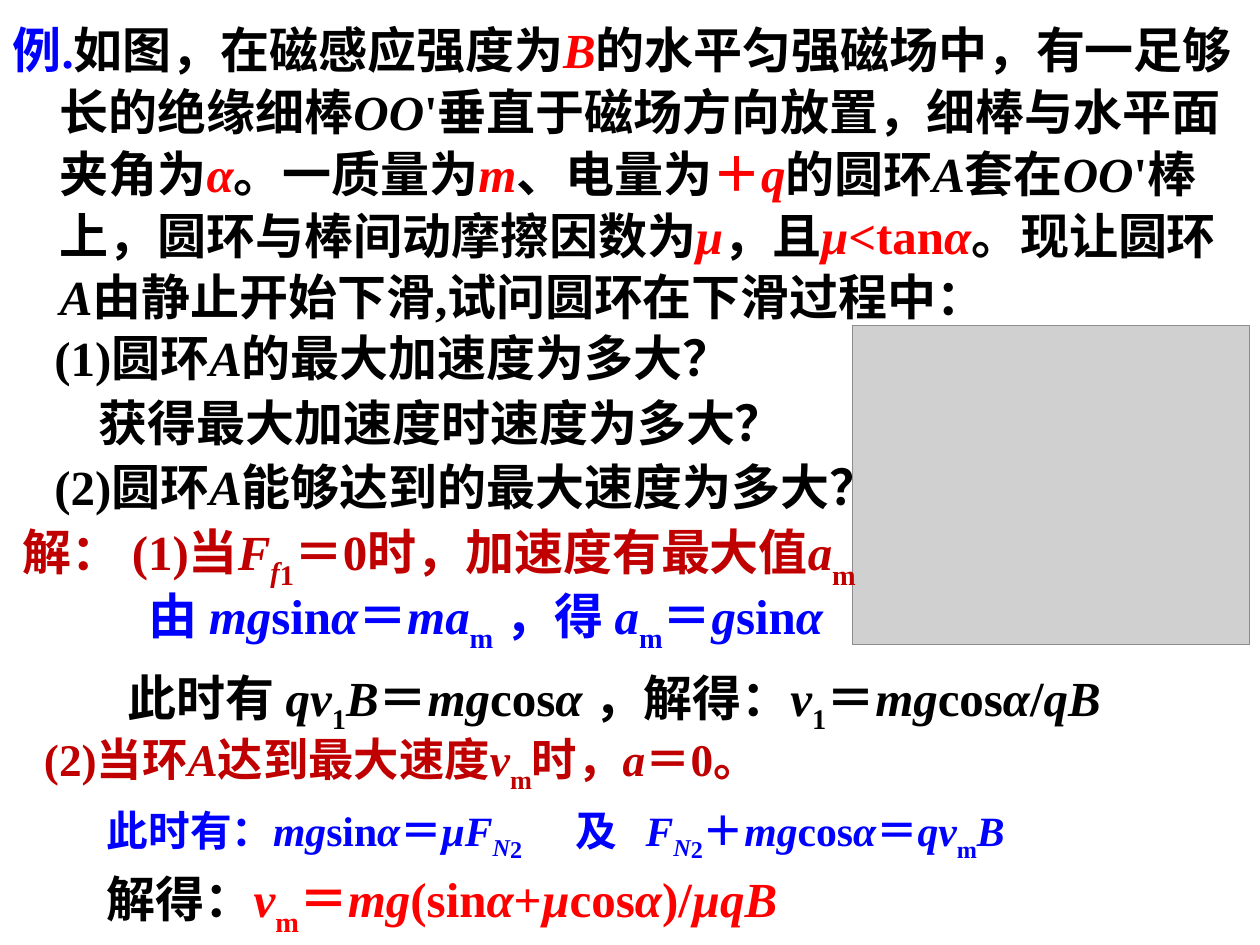
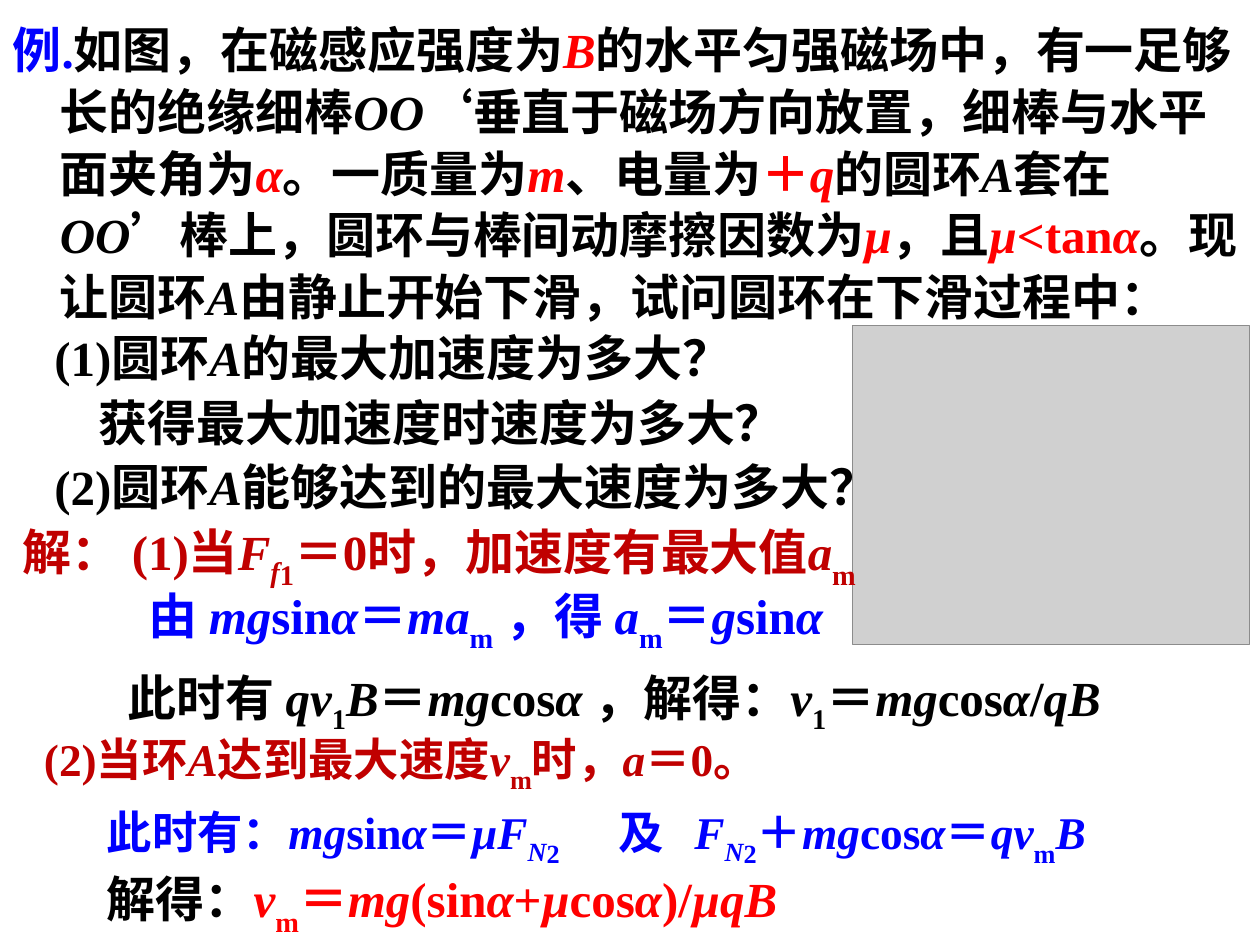
Before and after one commit to saddestboy/wuli2, a slide deck: slide 32 of 3.6 带电粒子在匀强磁场中的运动/3.6b 带电粒子在匀强磁场中的运动 （习题课）.ppt (slide 28 before the commit). Drawn at 1260x945 pixels with LibreOffice and Linux fonts; fonts in the diff are those of the drawing; grey boxes stand for pictures. Boxes give left, top, right and bottom in pixels: in the first picture for what was removed or moved away, otherwise in the second. Text is boxed around its words. In the diff, an @@ line names an element or a change of style, - is before the commit and + after.

Commit message:
20/12/8

```diff
--- a/3.6 带电粒子在匀强磁场中的运动/3.6b 带电粒子在匀强磁场中的运动 （习题课）.ppt
+++ b/3.6 带电粒子在匀强磁场中的运动/3.6b 带电粒子在匀强磁场中的运动 （习题课）.ppt
@@ text at box(13, 26, 1238, 328): text changed @@
-例.如图，在磁感应强度为B的水平匀强磁场中，有一足够长的绝缘细棒OO'垂直于磁场方向放置，细棒与水平面夹角为α。一质量为m、电量为＋q的圆环A套在OO'棒上，圆环与棒间动摩擦因数为μ，且μ<tanα。现让圆环A由静止开始下滑,试问圆环在下滑过程中：
+例.如图，在磁感应强度为B的水平匀强磁场中，有一足够长的绝缘细棒OO‘垂直于磁场方向放置，细棒与水平面夹角为α。一质量为m、电量为＋q的圆环A套在OO’棒上，圆环与棒间动摩擦因数为μ，且μ<tanα。现让圆环A由静止开始下滑，试问圆环在下滑过程中：
@@ text "此时有：mgsinα＝μFN2 及 FN2＋mgcosα＝qvmB" at box(107, 810, 1034, 861): size 23.8 to 25.9 pt @@
```
Also in this commit, not shown: 21 other slides changed, 6 slides added, 5 slides removed.
